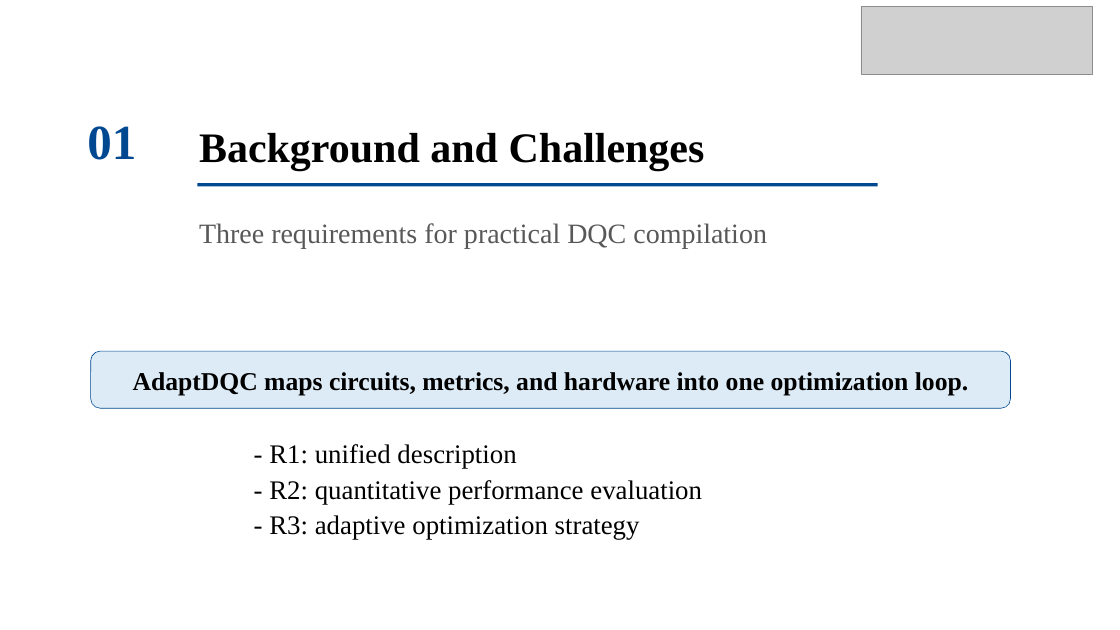
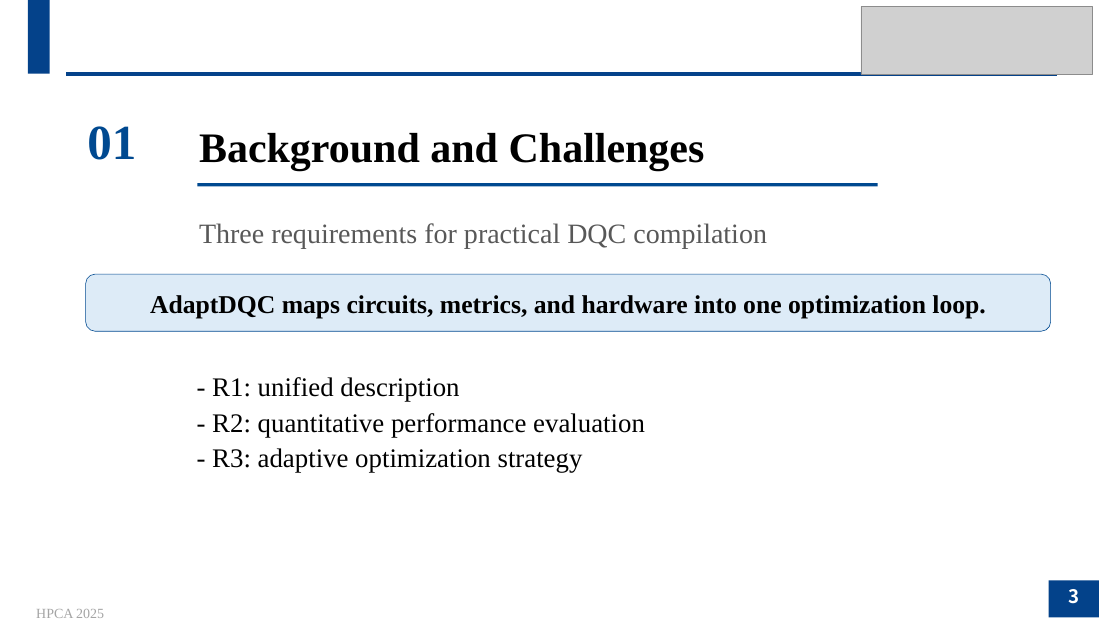
Before and after one commit to JanusQ/Janus4, a slide deck: slide 3 of adaptiveQC/pptx/AdaptDQC_Adaptive_Distributed_Quantum_Computing_With_Quantitative_Performance_Analysis.pptx (slide 9 before the commit). Drawn at 1120x630 pixels with LibreOffice and Linux fonts; fonts in the diff are those of the drawing; grey boxes stand for pictures; background and template pictures are left out. Boxes give left, top, right and bottom in pixels: in the first picture for what was removed or moved away, otherwise in the second. Text is boxed around its words. In the diff, an @@ line names an element or a change of style, - is before the commit and + after.

```diff
--- a/adaptiveQC/pptx/AdaptDQC_Adaptive_Distributed_Quantum_Computing_With_Quantitative_Performance_Analysis.pptx
+++ b/adaptiveQC/pptx/AdaptDQC_Adaptive_Distributed_Quantum_Computing_With_Quantitative_Performance_Analysis.pptx
@@ rectangle removed at (x1=0, y1=0, x2=1120, y2=630) @@
@@ line added from (66, 74) to (1058, 74), #04428A 3 pt @@
@@ rounded rectangle "AdaptDQC maps circuits, metrics, and ..." resized from (x1=91, y1=351, x2=1011, y2=408) to (x1=86, y1=274, x2=1051, y2=331) @@
@@ text "- R1: unified description" moved from (x1=269, y1=444, x2=702, y2=540) to (x1=212, y1=377, x2=645, y2=473) @@
@@ page number added at (x1=1049, y1=581, x2=1099, y2=618), fill #03428A, 16 pt, text #FFFFFF, bold @@
+3
@@ text added at (x1=36, y1=609, x2=104, y2=618), 12 pt, text #A5A5A5 @@
+HPCA 2025
```
Also in this commit, not shown: 19 other slides changed, 1 slide added, 3 slides removed, 2 other files.
